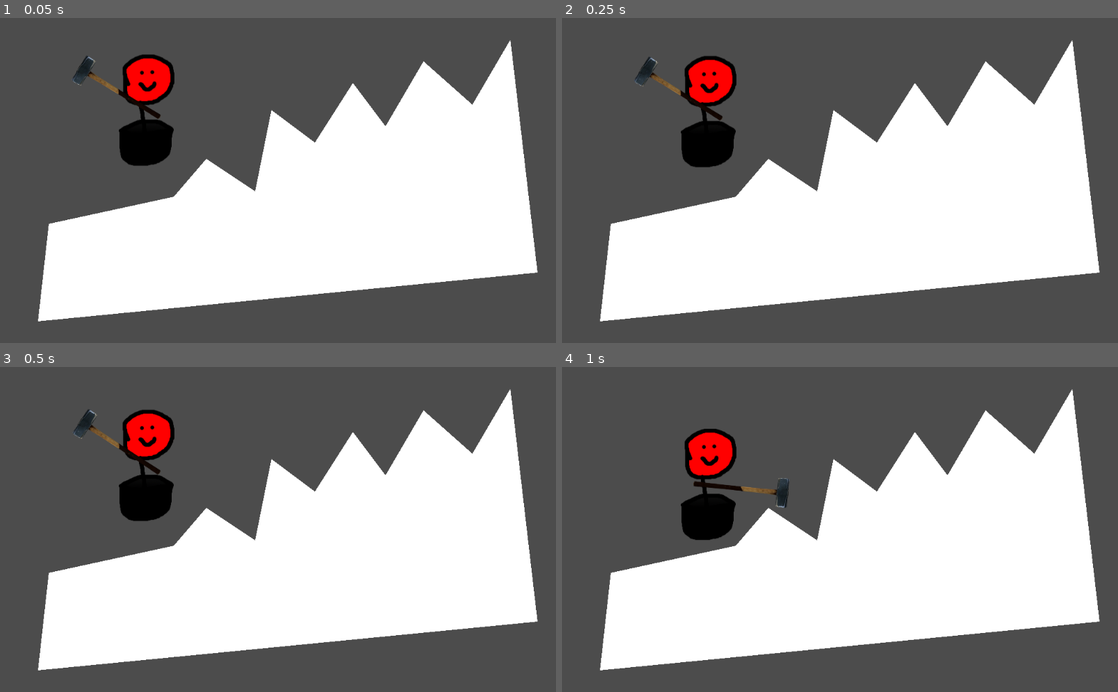
Above: before the commit, frames 1-4 (two rows, left to right).
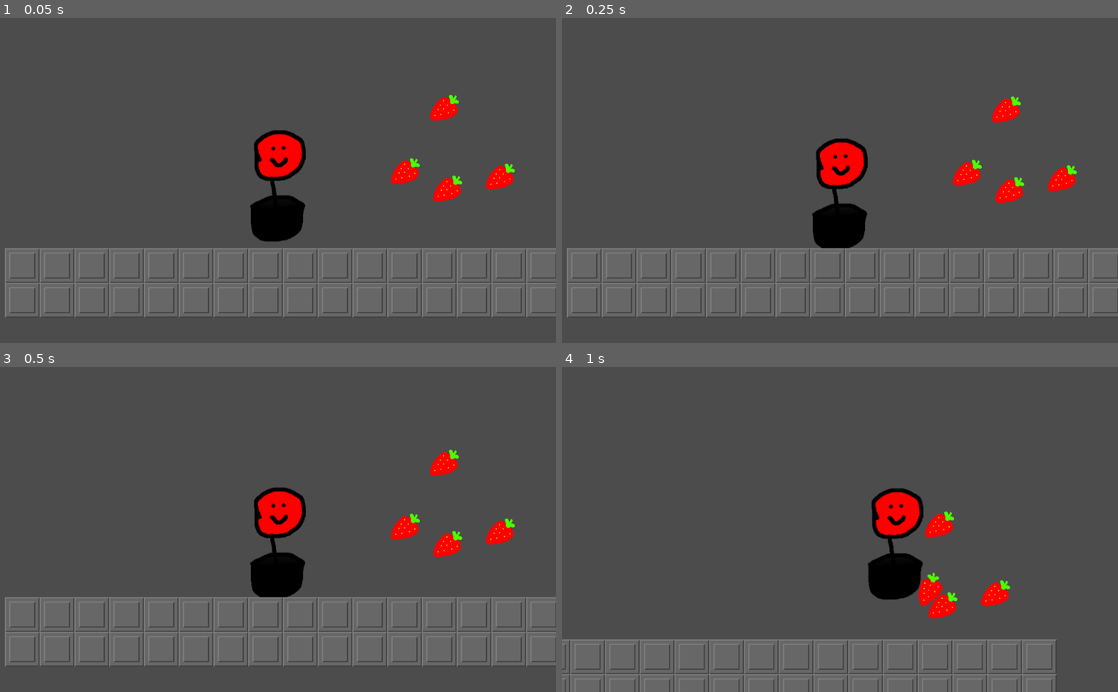
Above: after the commit, the same moments.

Repository: CyborgSquirrel/durak
Game: Godot game, scene res://scenes/Game.tscn
The game is run twice, just before and just after one commit, with the same random seed, the same clock (stepped at 60 frames per second) and the same inputs.
Inputs (mouse positions are in pixels of both pictures, inside the frame that each line leads up to):
- Up to frame 1 (0.05 s): no input
- Up to frame 2 (0.25 s): no input
- Up to frame 3 (0.5 s): no input
- Up to frame 4 (1 s): move the mouse to (962, 513) at 0.52 s; hold D (game_right, bound only after the commit) from 0.53 s (still down); hold W (game_up, bound only after the commit) from 0.53 s (still down)

The runs differ from the first frame. In frame 1, 51% of the frame differs, in the area x 0-100%, y 6-94%; in frame 2, 51%; in frame 3, 51%; in frame 4, 54%, in the area x 0-97%, y 6-100%.

Commit message:
Am schimbat totul dxddxdxdx

Diff:
--- a/project.godot
+++ b/project.godot
@@ -14,6 +14,17 @@
 run/main_scene="res://scenes/Game.tscn"
 config/icon="res://icon.png"
 
+[input]
+
+game_left=[ Object(InputEventKey,"resource_local_to_scene":false,"resource_name":"","device":0,"alt":false,"shift":false,"control":false,"meta":false,"command":false,"pressed":false,"scancode":65,"unicode":0,"echo":false,"script":null)
+ ]
+game_right=[ Object(InputEventKey,"resource_local_to_scene":false,"resource_name":"","device":0,"alt":false,"shift":false,"control":false,"meta":false,"command":false,"pressed":false,"scancode":68,"unicode":0,"echo":false,"script":null)
+ ]
+game_up=[ Object(InputEventKey,"resource_local_to_scene":false,"resource_name":"","device":0,"alt":false,"shift":false,"control":false,"meta":false,"command":false,"pressed":false,"scancode":87,"unicode":0,"echo":false,"script":null)
+ ]
+game_down=[ Object(InputEventKey,"resource_local_to_scene":false,"resource_name":"","device":0,"alt":false,"shift":false,"control":false,"meta":false,"command":false,"pressed":false,"scancode":83,"unicode":0,"echo":false,"script":null)
+ ]
+
 [rendering]
 
 environment/default_environment="res://default_env.tres"
--- a/scenes/Game.tscn
+++ b/scenes/Game.tscn
@@ -1,102 +1,96 @@
 [gd_scene load_steps=6 format=2]
 
-[ext_resource path="res://textures/boi.png" type="Texture" id=1]
-[ext_resource path="res://scenes/Hammer.gd" type="Script" id=2]
-[ext_resource path="res://textures/hammer.png" type="Texture" id=3]
+[ext_resource path="res://scenes/Player.gd" type="Script" id=1]
+[ext_resource path="res://textures/boi.png" type="Texture" id=2]
+[ext_resource path="res://scenes/TileMap.tres" type="TileSet" id=3]
+[ext_resource path="res://scenes/Strawberry.tscn" type="PackedScene" id=4]
 
 [sub_resource type="RectangleShape2D" id=1]
 
 custom_solver_bias = 0.0
 extents = Vector2( 50, 100 )
 
-[sub_resource type="RectangleShape2D" id=2]
-
-custom_solver_bias = 0.0
-extents = Vector2( 29.5663, 12.8554 )
-
 [node name="Node2D" type="Node2D" index="0"]
 
-[node name="Player" type="RigidBody2D" parent="." index="0"]
+[node name="Player" type="KinematicBody2D" parent="." index="0"]
 
-position = Vector2( 270, 170 )
+position = Vector2( 502.884, 194.809 )
 input_pickable = false
 collision_layer = 1
 collision_mask = 1
-mode = 0
-mass = 1.0
-friction = 1.0
-bounce = 0.0
-gravity_scale = 1.0
-custom_integrator = false
-continuous_cd = 0
-contacts_reported = 0
-contact_monitor = false
-sleeping = false
-can_sleep = true
-linear_velocity = Vector2( 0, 0 )
-linear_damp = -1.0
-angular_velocity = 0.0
-angular_damp = -1.0
+collision/safe_margin = 0.08
+script = ExtResource( 1 )
+_sections_unfolded = [ "Material", "Visibility" ]
 
 [node name="Sprite" type="Sprite" parent="Player" index="0"]
 
-texture = ExtResource( 1 )
+texture = ExtResource( 2 )
+_sections_unfolded = [ "Animation", "Material", "Offset", "Region", "Transform", "Visibility", "Z Index" ]
 
 [node name="CollisionShape2D" type="CollisionShape2D" parent="Player" index="1"]
 
 visible = false
 shape = SubResource( 1 )
 
-[node name="Hammer" type="KinematicBody2D" parent="Player" index="2"]
+[node name="Camera2D" type="Camera2D" parent="Player" index="2"]
 
-input_pickable = false
+anchor_mode = 1
+rotating = false
+current = true
+zoom = Vector2( 1, 1 )
+limit_left = -10000000
+limit_top = -10000000
+limit_right = 10000000
+limit_bottom = 10000000
+limit_smoothed = false
+drag_margin_h_enabled = true
+drag_margin_v_enabled = true
+smoothing_enabled = false
+smoothing_speed = 5.0
+offset_v = 0.0
+offset_h = 0.0
+drag_margin_left = 0.2
+drag_margin_top = 0.2
+drag_margin_right = 0.2
+drag_margin_bottom = 0.2
+editor_draw_screen = true
+editor_draw_limits = false
+editor_draw_drag_margin = false
+
+[node name="TileMap" type="TileMap" parent="." index="1"]
+
+mode = 0
+tile_set = ExtResource( 3 )
+cell_size = Vector2( 64, 64 )
+cell_quadrant_size = 16
+cell_custom_transform = Transform2D( 1, 0, 0, 1, 0, 0 )
+cell_half_offset = 2
+cell_tile_origin = 0
+cell_y_sort = false
+cell_clip_uv = false
+collision_use_kinematic = false
+collision_friction = 1.0
+collision_bounce = 0.0
 collision_layer = 1
 collision_mask = 1
-collision/safe_margin = 0.08
-script = ExtResource( 2 )
-_sections_unfolded = [ "Transform" ]
-
-[node name="Sprite" type="Sprite" parent="Player/Hammer" index="0"]
-
-position = Vector2( 0, -60 )
-scale = Vector2( 0.3, 0.3 )
-texture = ExtResource( 3 )
-_sections_unfolded = [ "Transform" ]
-
-[node name="CollisionShape2D" type="CollisionShape2D" parent="Player/Hammer" index="1"]
-
-position = Vector2( -0.229309, -136.032 )
-shape = SubResource( 2 )
-
-[node name="Ground" type="StaticBody2D" parent="." index="1"]
-
-input_pickable = false
-collision_layer = 1
-collision_mask = 1
-constant_linear_velocity = Vector2( 0, 0 )
-constant_angular_velocity = 0.0
-friction = 1.0
-bounce = 0.0
+occluder_light_mask = 1
+format = 1
+tile_data = PoolIntArray( 327680, 0, 0, 327681, 0, 0, 327682, 0, 0, 327683, 0, 0, 327684, 0, 0, 327685, 0, 0, 327686, 0, 0, 327687, 0, 0, 327688, 0, 0, 327689, 0, 0, 327690, 0, 0, 327691, 0, 0, 327692, 0, 0, 327693, 0, 0, 327694, 0, 0, 327695, 0, 0, 327699, 0, 0, 327700, 0, 0, 327701, 0, 0, 327702, 0, 0, 327703, 0, 0, 327704, 0, 0, 393216, 0, 0, 393217, 0, 0, 393218, 0, 0, 393219, 0, 0, 393220, 0, 0, 393221, 0, 0, 393222, 0, 0, 393223, 0, 0, 393224, 0, 0, 393225, 0, 0, 393226, 0, 0, 393227, 0, 0, 393228, 0, 0, 393229, 0, 0, 393230, 0, 0, 393231, 0, 0, 393235, 0, 0, 393236, 0, 0, 393237, 0, 0, 393238, 0, 0, 393239, 0, 0, 393240, 0, 0 )
+_sections_unfolded = [ "Cell" ]
 __meta__ = {
-"_edit_group_": true
+"_edit_lock_": true
 }
 
-[node name="CollisionPolygon2D" type="CollisionPolygon2D" parent="Ground" index="0"]
+[node name="Strawberry" parent="." index="2" instance=ExtResource( 4 )]
 
-build_mode = 0
-polygon = PoolVector2Array( 90, 380, 320, 330, 380, 260, 470, 320, 500, 170, 580, 230, 650, 120, 710, 200, 780, 80, 870, 160, 940, 40, 990, 470, 70, 560 )
+[node name="Strawberry2" parent="." index="3" instance=ExtResource( 4 )]
 
-[node name="Polygon2D" type="Polygon2D" parent="Ground" index="1"]
+position = Vector2( 912.073, 187.482 )
 
-polygon = PoolVector2Array( 90, 380, 320, 330, 380, 260, 470, 320, 500, 170, 580, 230, 650, 120, 710, 200, 780, 80, 870, 160, 940, 40, 990, 470, 70, 560 )
-uv = PoolVector2Array(  )
-color = Color( 1, 1, 1, 1 )
-vertex_colors = PoolColorArray(  )
-offset = Vector2( 0, 0 )
-antialiased = false
-texture = null
-texture_offset = Vector2( 0, 0 )
-texture_scale = Vector2( 1, 1 )
-texture_rotation_degrees = 0.0
-invert_enable = false
-invert_border = 100.0
+[node name="Strawberry3" parent="." index="4" instance=ExtResource( 4 )]
+
+position = Vector2( 808.939, 60.5482 )
+
+[node name="Strawberry4" parent="." index="5" instance=ExtResource( 4 )]
+
+position = Vector2( 815.286, 209.695 )
--- a/scenes/Hammer.gd
+++ b/scenes/Hammer.gd
@@ -2,6 +2,17 @@
 
 func _ready():
 	set_physics_process(true)
+	position.y += 50
 
 func _physics_process(delta):
-	rotation += get_angle_to(get_global_mouse_position()) + PI/2
+#	var rotation_increment = get_angle_to(get_global_mouse_position()) + PI/2
+	var rotation_increment = 0.1
+	var myass = position
+
+	global_transform = global_transform.translated(-myass).rotated(rotation_increment).translated(myass)
+#	get_transform()
+#	rotate(rotation_increment)
+#	var increment = sign(rotation_increment)/10
+#	while !test_move(get_global_transform_with_canvas().rotated(increment), Vector2(0,0)) && abs(rotation_increment) > abs(increment):
+#		rotation_increment -= increment
+#		rotation += increment
--- /dev/null
+++ b/scenes/Player.gd
@@ -0,0 +1,24 @@
+extends KinematicBody2D
+
+const SPEED = Vector2(500, 10000)
+const GRAVITY = Vector2(0, -200)
+
+func _ready():
+	set_physics_process(true)
+
+func _physics_process(delta):
+	var player_movement = Vector2(0,0)
+	player_movement.x += int(Input.is_action_pressed("game_right")) - int(Input.is_action_pressed("game_left"))
+	if is_on_floor():
+		player_movement.y -= int(Input.is_action_pressed("game_up"))
+	player_movement.x *= SPEED.x
+	player_movement.y *= SPEED.y
+
+	var total_movement = player_movement - GRAVITY
+	move_and_slide(total_movement, GRAVITY.normalized())
+
+	for i in range(get_slide_count()):
+		var collider = get_slide_collision(i).get_collider()
+		print(collider.get_property_list())
+#		if collider.has_meta("strawberry"):
+#			print("aa")
--- /dev/null
+++ b/scenes/Strawberry.tscn
@@ -0,0 +1,41 @@
+[gd_scene load_steps=2 format=2]
+
+[ext_resource path="res://textures/strawberry.png" type="Texture" id=1]
+
+[node name="Strawberry" type="RigidBody2D" groups=[
+"strawberries",
+]]
+
+position = Vector2( 737.539, 177.962 )
+input_pickable = false
+collision_layer = 1
+collision_mask = 1
+mode = 0
+mass = 1.0
+friction = 1.0
+bounce = 0.0
+gravity_scale = 1.0
+custom_integrator = false
+continuous_cd = 0
+contacts_reported = 0
+contact_monitor = false
+sleeping = false
+can_sleep = true
+linear_velocity = Vector2( 0, 0 )
+linear_damp = -1.0
+angular_velocity = 0.0
+angular_damp = -1.0
+__meta__ = {
+"_edit_group_": true
+}
+
+[node name="Sprite" type="Sprite" parent="." index="0"]
+
+texture = ExtResource( 1 )
+region_rect = Rect2( 64, 0, 64, 64 )
+_sections_unfolded = [ "Region" ]
+
+[node name="CollisionPolygon2D" type="CollisionPolygon2D" parent="." index="1"]
+
+build_mode = 0
+polygon = PoolVector2Array( -26.9103, 20.0128, -22.423, 0.807373, -0.61499, -20.0134, 15.0903, -11.039, 25.6802, 4.48691, 14.1031, 19.3846, -16.7691, 26.9231 )
--- /dev/null
+++ b/scenes/TileMap.tres
@@ -0,0 +1,25 @@
+[gd_resource type="TileSet" load_steps=3 format=2]
+
+[ext_resource path="res://textures/tilemap.png" type="Texture" id=1]
+
+[sub_resource type="RectangleShape2D" id=1]
+
+custom_solver_bias = 0.0
+extents = Vector2( 32, 32 )
+
+[resource]
+
+0/name = "Sprite"
+0/texture = ExtResource( 1 )
+0/tex_offset = Vector2( 0, 0 )
+0/modulate = Color( 1, 1, 1, 1 )
+0/region = Rect2( 0, 0, 64, 64 )
+0/is_autotile = false
+0/occluder_offset = Vector2( 32, 32 )
+0/navigation_offset = Vector2( 32, 32 )
+0/shapes = [ {
+"autotile_coord": Vector2( 0, 0 ),
+"one_way": false,
+"shape": SubResource( 1 ),
+"shape_transform": Transform2D( 1, 0, 0, 1, 32, 32 )
+} ]
--- /dev/null
+++ b/scenes/TileMap.tscn
@@ -0,0 +1,32 @@
+[gd_scene load_steps=3 format=2]
+
+[ext_resource path="res://textures/tilemap.png" type="Texture" id=1]
+
+[sub_resource type="RectangleShape2D" id=1]
+
+custom_solver_bias = 0.0
+extents = Vector2( 32, 32 )
+
+[node name="Node2D" type="Node2D"]
+
+[node name="Brick" type="Sprite" parent="." index="0"]
+
+texture = ExtResource( 1 )
+region_enabled = true
+region_rect = Rect2( 0, 0, 64, 64 )
+_sections_unfolded = [ "Offset", "Region", "Visibility" ]
+
+[node name="StaticBody2D" type="StaticBody2D" parent="Brick" index="0"]
+
+input_pickable = false
+collision_layer = 1
+collision_mask = 1
+constant_linear_velocity = Vector2( 0, 0 )
+constant_angular_velocity = 0.0
+friction = 1.0
+bounce = 0.0
+
+[node name="CollisionShape2D" type="CollisionShape2D" parent="Brick/StaticBody2D" index="0"]
+
+shape = SubResource( 1 )
+_sections_unfolded = [ "Transform" ]
Binary file added: textures/strawberry.png
Not shown, added: textures/strawberry.png.import
Binary file added: textures/tilemap.png
Not shown, added: textures/tilemap.png.import
